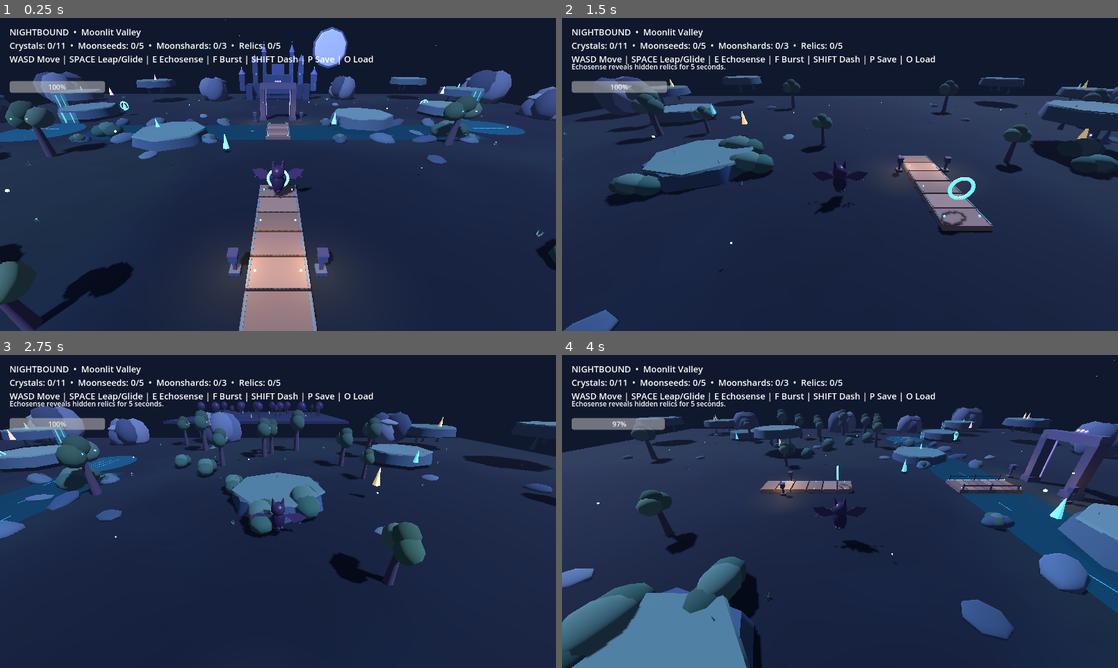
Above: before the commit, frames 1-4 (two rows, left to right).
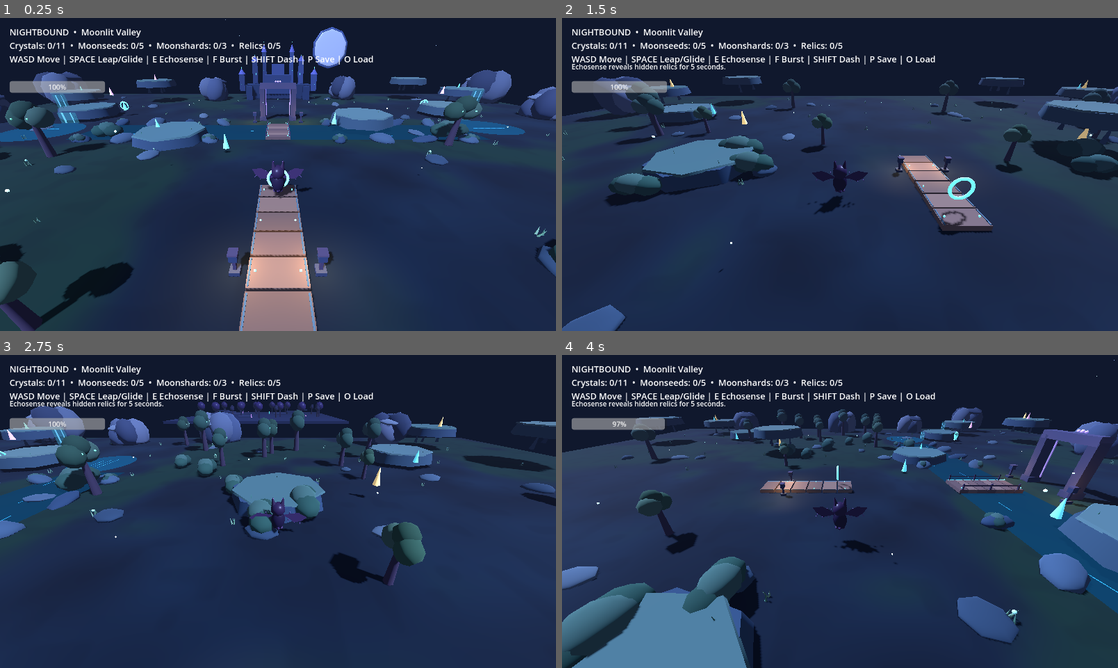
Above: after the commit, the same moments.

Repository: Dynamon91/nightbound
Game: Godot game, scene res://scenes/main.tscn
The game is run twice, just before and just after one commit, with the same random seed, the same clock (stepped at 60 frames per second) and the same inputs.
Inputs:
- Up to frame 1 (0.25 s): no input
- Up to frame 2 (1.5 s): hold D (move_right) 0.53-1.28 s; tap F (burst) at 0.6 s; tap Space (jump) at 0.77 s; hold S (move_back) from 1.28 s (still down); tap E (echosense) at 1.35 s
- Up to frame 3 (2.75 s): tap Space (jump) at 1.52 s; release S (move_back) at 2.03 s; hold D (move_right) from 2.03 s (still down); tap Shift (shadow_dash) at 2.1 s
- Up to frame 4 (4 s): release D (move_right) at 2.78 s; hold W (move_forward) 2.78-3.53 s; tap F (burst) at 2.85 s; tap Space (jump) at 3.02, 3.77 s; hold A (move_left) from 3.53 s (still down); tap E (echosense) at 3.6 s

The runs differ from the first frame. In frame 1, 0.4% of the frame differs, in the area x 3-100%, y 24-83%; in frame 2, 0.4%; in frame 3, 0.4%; in frame 4, 0.7%, in the area x 0-100%, y 24-92%.

Commit message:
art: strengthen meadow density and ground moss variation

Diff:
--- a/scripts/main.gd
+++ b/scripts/main.gd
@@ -454,7 +454,7 @@
 		glow_material.emission_energy_multiplier=.85
 func grass_cluster(p:Vector3,scale_value:float,add_bloom:bool)->void:
 	# Three individually angled low-poly blades make small readable vegetation clumps.
-	var blade_colors:Array[Color]=[Color("#47745f"),Color("#5f8d6e"),Color("#709678")]
+	var blade_colors:Array[Color]=[Color("#56866b"),Color("#76a77d"),Color("#8bb58c")]
 	for blade_index in range(3):
 		var blade:=MeshInstance3D.new()
 		var blade_mesh:=CylinderMesh.new()
@@ -504,14 +504,14 @@
 		float broad = value_noise(p * 0.075);
 		float mid = value_noise(p * 0.24 + vec2(13.0, 7.0));
 		float fine = value_noise(p * 0.82 + vec2(4.0, 19.0));
-		float moss_mask = smoothstep(0.28, 0.74, broad * 0.72 + mid * 0.28);
+		float moss_mask = smoothstep(0.40, 0.60, broad * 0.68 + mid * 0.32);
 		float stone_speckle = smoothstep(0.59, 0.86, fine);
-		vec3 deep_stone = vec3(0.035, 0.080, 0.125);
-		vec3 blue_stone = vec3(0.075, 0.145, 0.195);
-		vec3 moss = vec3(0.065, 0.145, 0.125);
-		vec3 color = mix(deep_stone, blue_stone, moss_mask * 0.72);
-		color = mix(color, moss, smoothstep(0.38, 0.76, broad) * 0.58);
-		color = mix(color, color * vec3(0.68, 0.76, 0.80), stone_speckle * 0.19);
+		vec3 deep_stone = vec3(0.028, 0.060, 0.095);
+		vec3 blue_stone = vec3(0.095, 0.175, 0.235);
+		vec3 moss = vec3(0.075, 0.205, 0.125);
+		vec3 color = mix(deep_stone, blue_stone, 0.18 + mid * 0.64);
+		color = mix(color, moss, moss_mask * 0.82);
+		color = mix(color, color * vec3(0.58, 0.68, 0.74), stone_speckle * 0.26);
 		ALBEDO = color;
 		ROUGHNESS = 0.94;
 		METALLIC = 0.0;
@@ -524,14 +524,14 @@
 func build_valley_ground_detail()->void:
 	# Keep a clear central traversal corridor while adding foreground and side-plane texture.
 	var rock_colors:Array[Color]=[Color("#435968"),Color("#536979"),Color("#384d5e"),Color("#617582")]
-	for i in range(24):
+	for i in range(34):
 		var x_pos:=float(((i*29)%79)-39)
 		if absf(x_pos)<11.0:
 			x_pos=signf(x_pos)*12.0
 		var z_pos:=float(((i*37)%83)-41)
-		var size:=Vector3(.65+float(i%4)*.16,.22+float(i%3)*.09,.52+float((i*3)%4)*.13)
+		var size:=Vector3(.78+float(i%4)*.18,.27+float(i%3)*.1,.62+float((i*3)%4)*.15)
 		rock(Vector3(x_pos,.08,z_pos),size,rock_colors[i%rock_colors.size()],i+83)
-	for i in range(60):
+	for i in range(100):
 		var x_pos:=float(((i*23)%87)-43)
 		var z_pos:=float(((i*31)%87)-43)
 		# Preserve clear landing space around the entry bridge and the primary route.
@@ -539,7 +539,7 @@
 			continue
 		if absf(x_pos)<5.0 and absf(z_pos+18.0)<8.0:
 			continue
-		grass_cluster(Vector3(x_pos,.015,z_pos),.68+float(i%4)*.13,i%6==0)
+		grass_cluster(Vector3(x_pos,.015,z_pos),1.0+float(i%4)*.2,i%7==0)
 func build_motes(center_x:float,count:int,radius:float,glow_color:Color)->void:
 	for i in range(count):
 		var angle:=float(i)*2.399963
